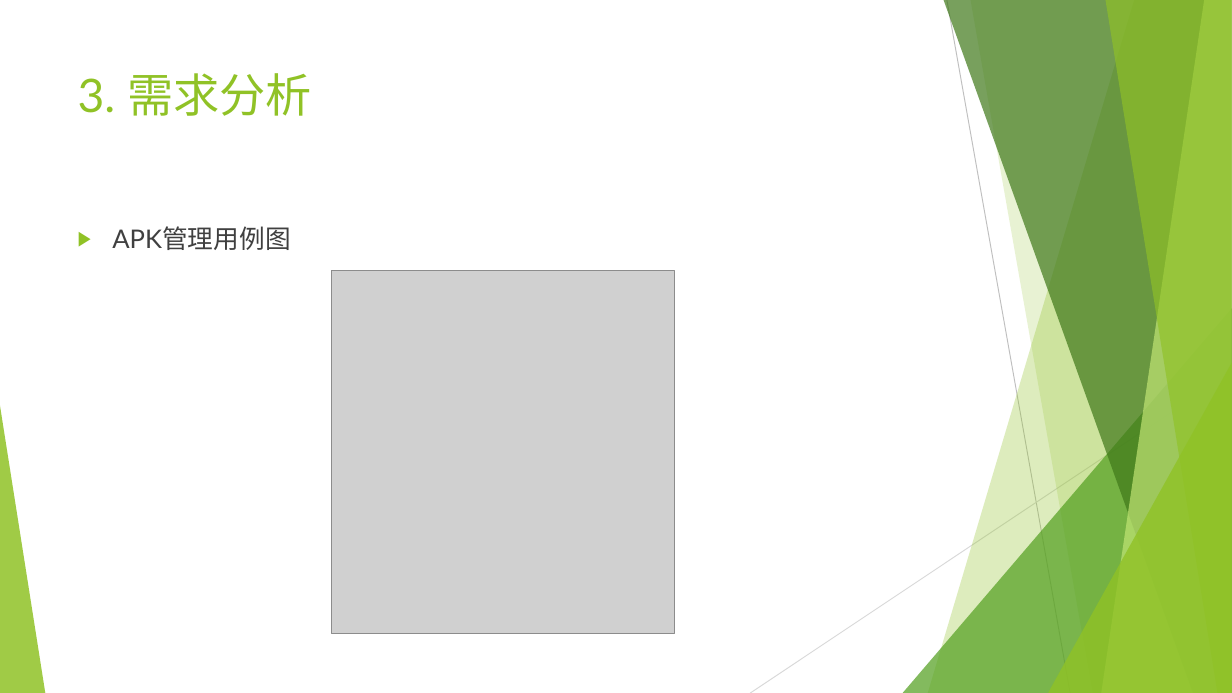
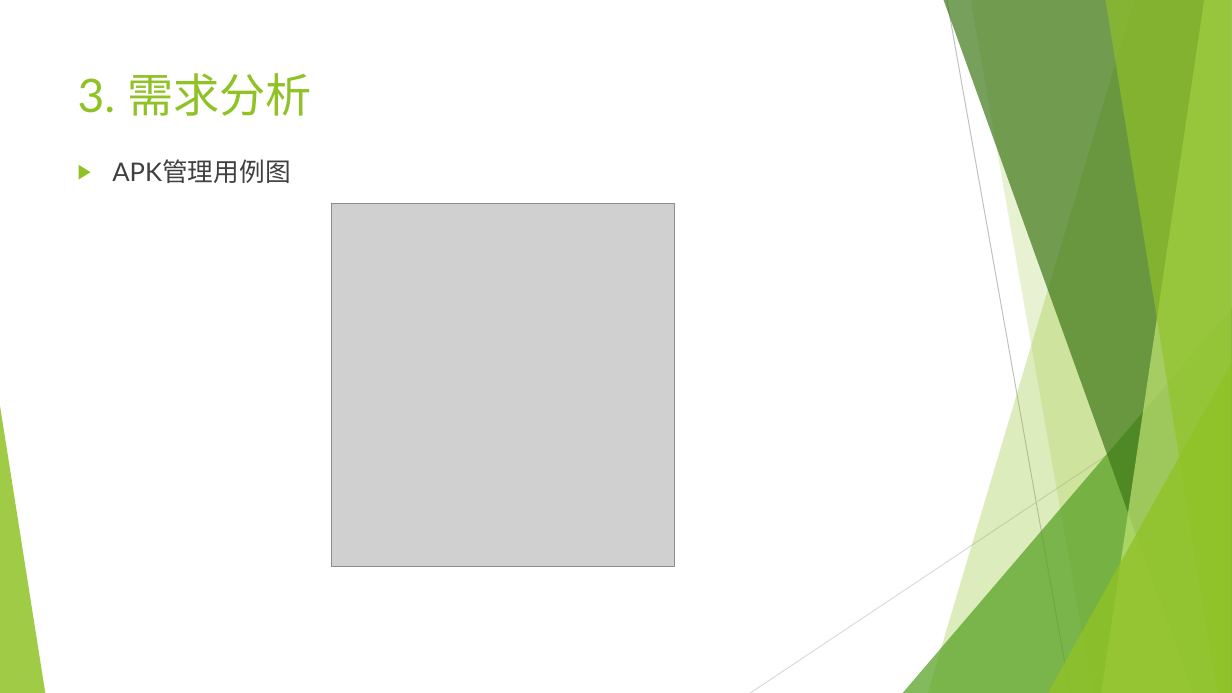
Before and after one commit to mmmmmmiracle/SE_project, a slide deck: slide 10 of doc/SE_project.pptx. Drawn at 1232x693 pixels with LibreOffice and Linux fonts; fonts in the diff are those of the drawing; grey boxes stand for pictures. Boxes give left, top, right and bottom in pixels: in the first picture for what was removed or moved away, otherwise in the second. Text is boxed around its words. In the diff, an @@ line names an element or a change of style, - is before the commit and + after.

```diff
--- a/doc/SE_project.pptx
+++ b/doc/SE_project.pptx
@@ text "APK管理用例图": place and size @@
-text "APK管理用例图" at box(112, 226, 290, 250)
+text "APK管理用例图" at box(112, 159, 290, 183)
@@ picture: place and size @@
-picture at box(332, 271, 675, 634)
+picture at box(332, 204, 675, 567)
```
Also in this commit, not shown: 13 other slides changed, 14 slides added, 3 slides removed, 4 other files.
